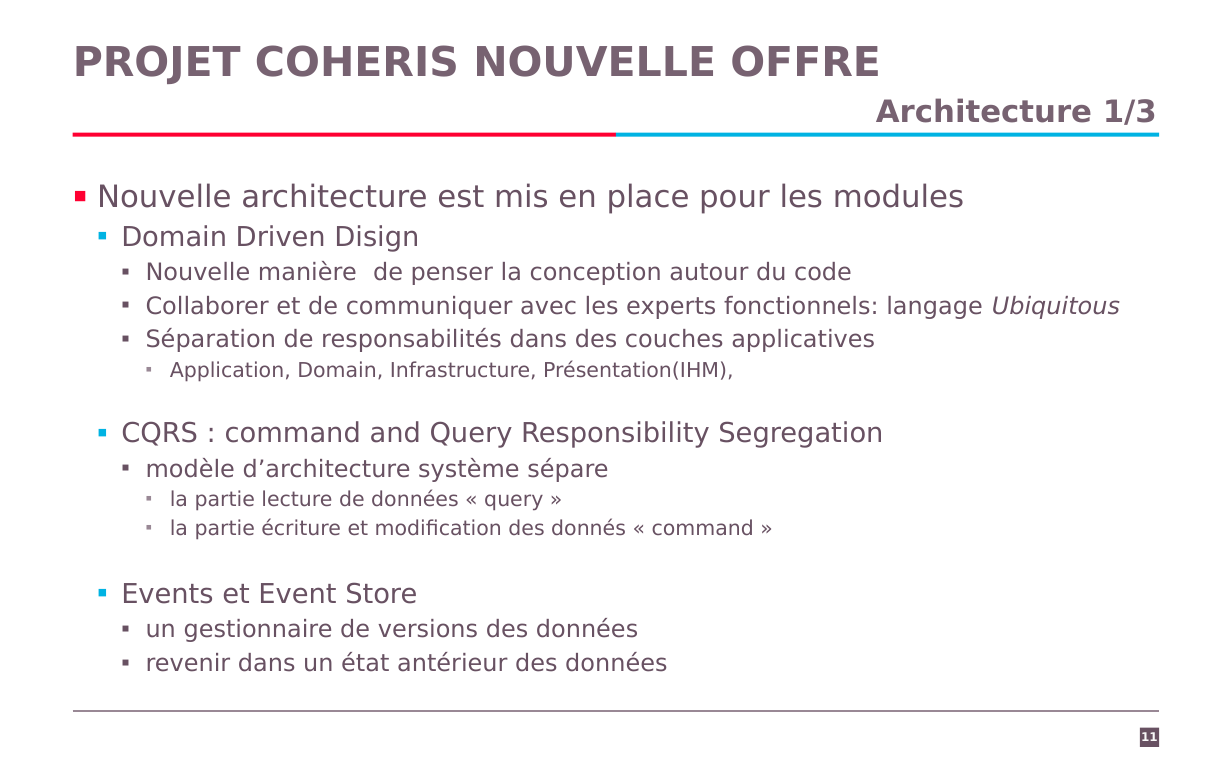
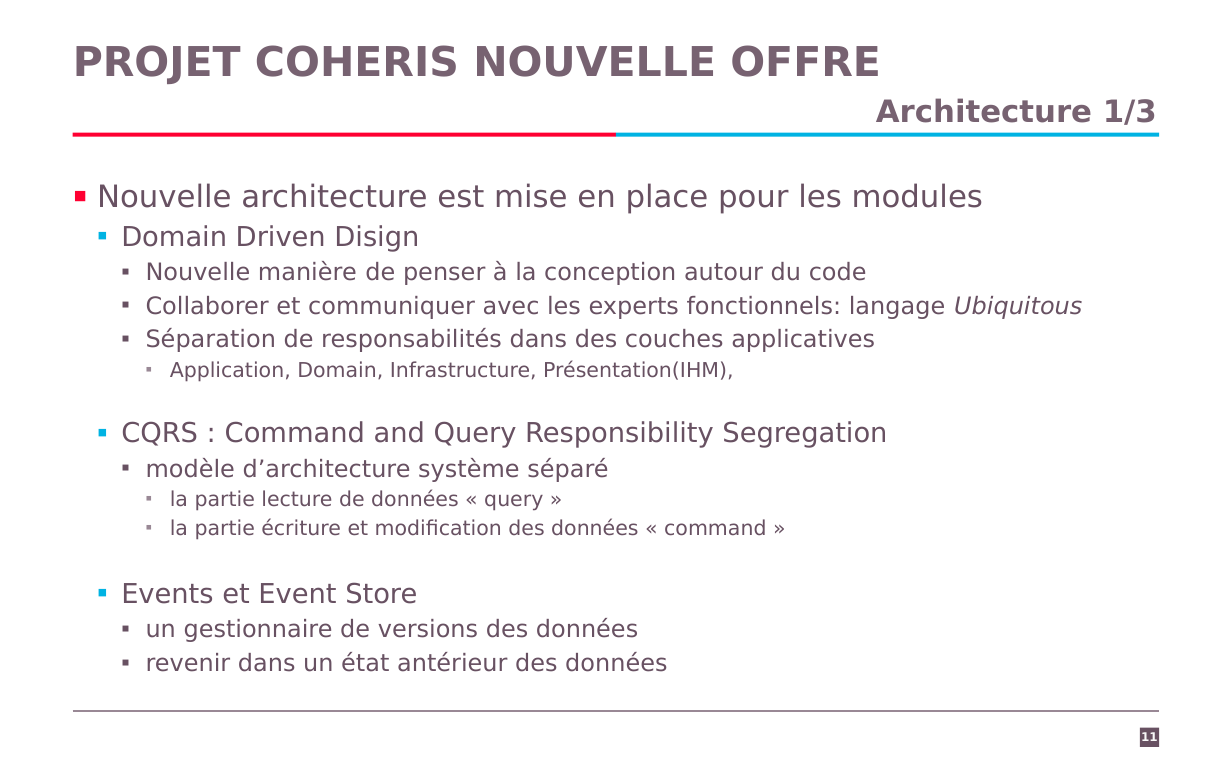
Before and after one commit to Kingsousse/Intership-Report-CRM, a slide deck: slide 11 of presentation.pptx. Drawn at 1232x770 pixels with LibreOffice and Linux fonts; fonts in the diff are those of the drawing; background and template pictures are left out. Boxes give left, top, right and bottom in pixels: in the first picture for what was removed or moved away, otherwise in the second. Text is boxed around its words. In the diff, an @@ line names an element or a change of style, - is before the commit and + after.

Commit message:
presentation

```diff
--- a/presentation.pptx
+++ b/presentation.pptx
@@ text at [97,183,983,214]: text changed @@
-▪ Nouvelle architecture est mis en place pour les modules
+▪ Nouvelle architecture est mise en place pour les modules
@@ text at [146,261,1082,319]: text changed @@
-    ▪ Nouvelle manière de penser la conception autour du code
-    ▪ Collaborer et de communiquer avec les experts fonctionnels: langage Ubiquitous
+    ▪ Nouvelle manière de penser à la conception autour du code
+    ▪ Collaborer et communiquer avec les experts fonctionnels: langage Ubiquitous
@@ text at [121,421,887,482]: text changed @@
-  ▪ CQRS : command and Query Responsibility Segregation
-    ▪ modèle d’architecture système sépare
+  ▪ CQRS : Command and Query Responsibility Segregation
+    ▪ modèle d’architecture système séparé
@@ text at [170,518,766,540]: text changed @@
-      ▪ la partie écriture et modification des donnés « command »
+      ▪ la partie écriture et modification des données « command »
```
Also in this commit, not shown: 9 other slides changed, 1 other file.
